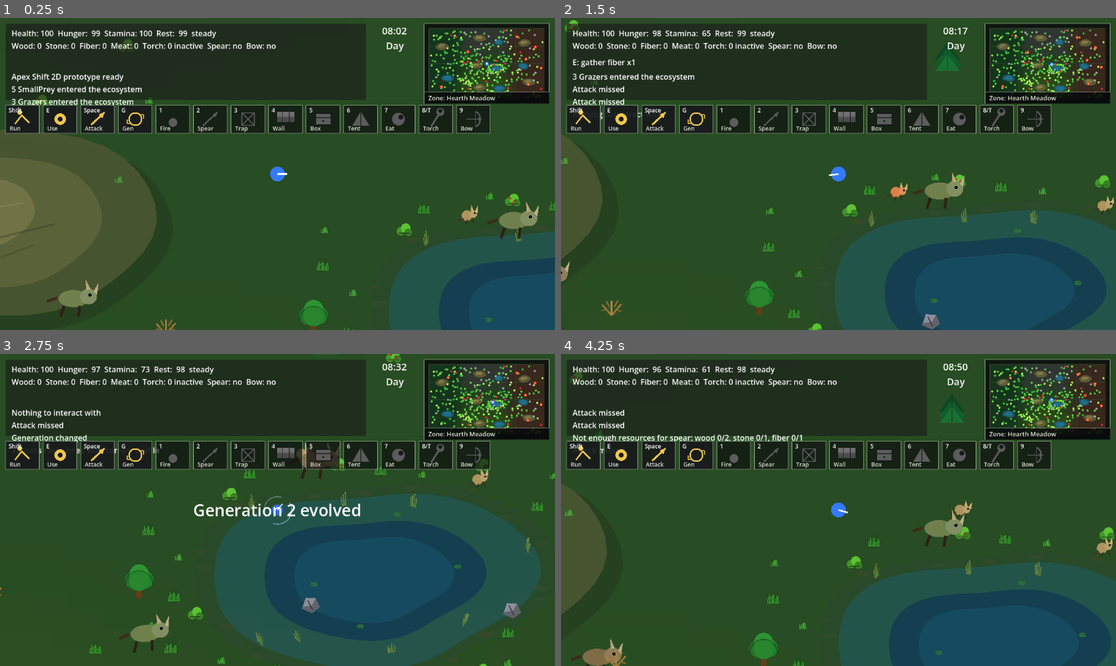
Above: before the commit, frames 1-4 (two rows, left to right).
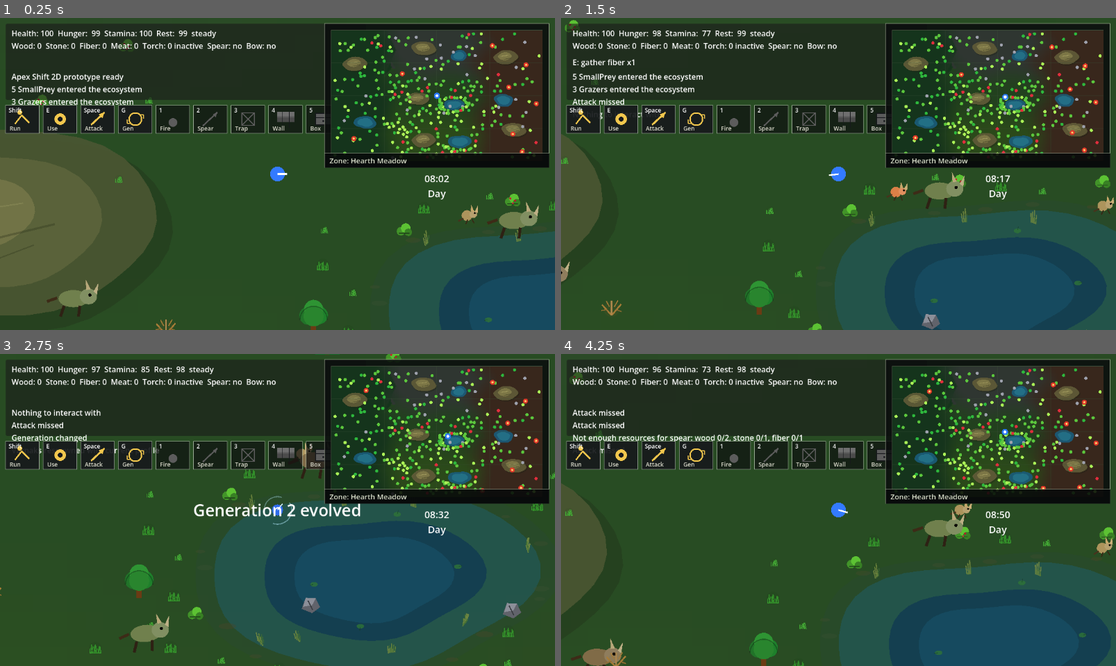
Above: after the commit, the same moments.

Repository: krisstoof/apex-shift-2d
Game: Godot game, scene res://scenes/main.tscn
Two runs of this game, one before a commit and one after it. Both use one fixed random seed, a clock stepped at 60 frames per second and the inputs below.
Inputs (mouse positions are in pixels of both pictures, inside the frame that each line leads up to):
- Up to frame 1 (0.25 s): no input
- Up to frame 2 (1.5 s): tap Enter at 0.5 s; move the mouse to (960, 158) at 0.52 s; hold D (move_right) 0.53-1.28 s; hold Shift 0.53-1.28 s; click (960, 158) at 0.67 s; tap Space at 0.77 s; move the mouse to (727, 189) at 1.27 s; hold S (move_down) from 1.28 s (still down); tap E at 1.35 s
- Up to frame 3 (2.75 s): tap Space at 1.52 s; move the mouse to (333, 441) at 2.02 s; release S (move_down) at 2.03 s; hold D (move_right) from 2.03 s (still down); tap G at 2.1 s
- Up to frame 4 (4.25 s): move the mouse to (810, 572) at 2.77 s; release D (move_right) at 2.78 s; hold W (move_up) 2.78-3.53 s; tap 1 at 2.85 s; click (810, 572) at 2.92 s; tap Space at 3.02, 3.77 s; move the mouse to (1005, 556) at 3.52 s; hold A (move_left) from 3.53 s (still down); tap 2 at 3.6 s

The runs differ from the first frame. In frame 1, 11% of the frame differs, in the area x 58-99%, y 1-59%; in frame 2, 12%, in the area x 2-99%, y 1-59%; in frame 3, 11%; in frame 4, 11%.

Commit message:
feature/#91 Increase minimap size by 2x

Diff:
--- a/scenes/ui/hud.tscn
+++ b/scenes/ui/hud.tscn
@@ -66,20 +66,20 @@
 anchors_preset = 1
 anchor_left = 1.0
 anchor_right = 1.0
-offset_left = -271.0
+offset_left = -478.0
 offset_top = 12.0
 offset_right = -12.0
-offset_bottom = 178.0
+offset_bottom = 311.0
 script = ExtResource("3")
 
 [node name="ClockLabel" type="Label" parent="."]
 anchors_preset = 1
 anchor_left = 1.0
 anchor_right = 1.0
-offset_left = -382.0
-offset_top = 12.0
-offset_right = -283.0
-offset_bottom = 68.0
+offset_left = -478.0
+offset_top = 319.0
+offset_right = -12.0
+offset_bottom = 375.0
 theme_override_font_sizes/font_size = 20
 horizontal_alignment = 1
 vertical_alignment = 1
--- a/scripts/ui/minimap.gd
+++ b/scripts/ui/minimap.gd
@@ -2,8 +2,8 @@
 
 const WORLD_CONFIG := preload("res://scripts/world/world_config.gd")
 const GAME_BALANCE := preload("res://scripts/systems/game_balance.gd")
-const PADDING := 10.0
-const BIOME_BLEND_TEXTURE_SIZE := Vector2i(96, 58)
+const PADDING := 14.0
+const BIOME_BLEND_TEXTURE_SIZE := Vector2i(192, 116)
 const BIOME_BLEND_RADIUS := 420.0
 const BIOME_NEIGHBOR_BLEND_WEIGHT := 0.90
 const POND_MARKER_Y_SCALE := 0.62
@@ -173,7 +173,7 @@
 
 
 func _draw_pond_marker(center: Vector2, radius: float, landmark: Dictionary) -> void:
-	var marker_radius: float = clamp(radius, 4.0, 12.0)
+	var marker_radius: float = clamp(radius, 7.0, 24.0)
 	_draw_filled_pond_marker(center, marker_radius, landmark, 1.0, Color(0.10, 0.36, 0.48, 0.90))
 	_draw_filled_pond_marker(center, marker_radius, landmark, 0.68, Color(0.16, 0.50, 0.58, 0.58))
 
@@ -217,7 +217,7 @@
 
 
 func _draw_hill_marker(center: Vector2, radius: float, landmark: Dictionary) -> void:
-	var marker_radius: float = clamp(radius, 4.5, 13.0)
+	var marker_radius: float = clamp(radius, 8.0, 25.0)
 	_draw_filled_hill_marker(center + Vector2(marker_radius * 0.08, marker_radius * 0.10), marker_radius, landmark, 1.0, Color(0.12, 0.13, 0.08, 0.38))
 	_draw_filled_hill_marker(center, marker_radius, landmark, 1.0, Color(0.38, 0.36, 0.22, 0.90))
 	_draw_filled_hill_marker(center + Vector2(-marker_radius * 0.08, -marker_radius * 0.08), marker_radius, landmark, 0.56, Color(0.58, 0.55, 0.32, 0.58))
@@ -278,7 +278,7 @@
 		if not is_instance_valid(resource):
 			continue
 		var color := _get_resource_color(resource)
-		draw_circle(_world_to_map(resource.global_position, content_rect), 2.2, color)
+		draw_circle(_world_to_map(resource.global_position, content_rect), 3.3, color)
 
 
 func _draw_varnaks(content_rect: Rect2) -> void:
@@ -286,23 +286,23 @@
 		if not is_instance_valid(varnak):
 			continue
 		var pos := _world_to_map(varnak.global_position, content_rect)
-		draw_circle(pos, 3.3, Color(0.88, 0.22, 0.16))
-		draw_circle(pos, 1.4, Color(1.0, 0.82, 0.42))
+		draw_circle(pos, 5.2, Color(0.88, 0.22, 0.16))
+		draw_circle(pos, 2.2, Color(1.0, 0.82, 0.42))
 
 
 func _draw_player(content_rect: Rect2) -> void:
 	if not is_instance_valid(player):
 		return
 	var pos := _world_to_map(player.global_position, content_rect)
-	draw_circle(pos, 4.2, Color(0.17, 0.48, 1.0))
-	draw_circle(pos, 2.0, Color.WHITE)
+	draw_circle(pos, 6.4, Color(0.17, 0.48, 1.0))
+	draw_circle(pos, 3.0, Color.WHITE)
 
 
 func _draw_zone_label(map_rect: Rect2) -> void:
-	var label_rect := Rect2(0.0, map_rect.size.y - 24.0, map_rect.size.x, 24.0)
+	var label_rect := Rect2(0.0, map_rect.size.y - 30.0, map_rect.size.x, 30.0)
 	draw_rect(label_rect, Color(0.03, 0.04, 0.04, 0.88), true)
 	draw_line(label_rect.position, label_rect.position + Vector2(label_rect.size.x, 0.0), Color(0.74, 0.78, 0.68, 0.55), 1.0)
-	draw_string(get_theme_default_font(), label_rect.position + Vector2(8.0, 17.0), "Zone: %s" % _get_player_zone_name(), HORIZONTAL_ALIGNMENT_LEFT, -1.0, 13, Color(0.90, 0.92, 0.84))
+	draw_string(get_theme_default_font(), label_rect.position + Vector2(10.0, 21.0), "Zone: %s" % _get_player_zone_name(), HORIZONTAL_ALIGNMENT_LEFT, -1.0, 15, Color(0.90, 0.92, 0.84))
 
 
 func _get_player_zone_name() -> String:
